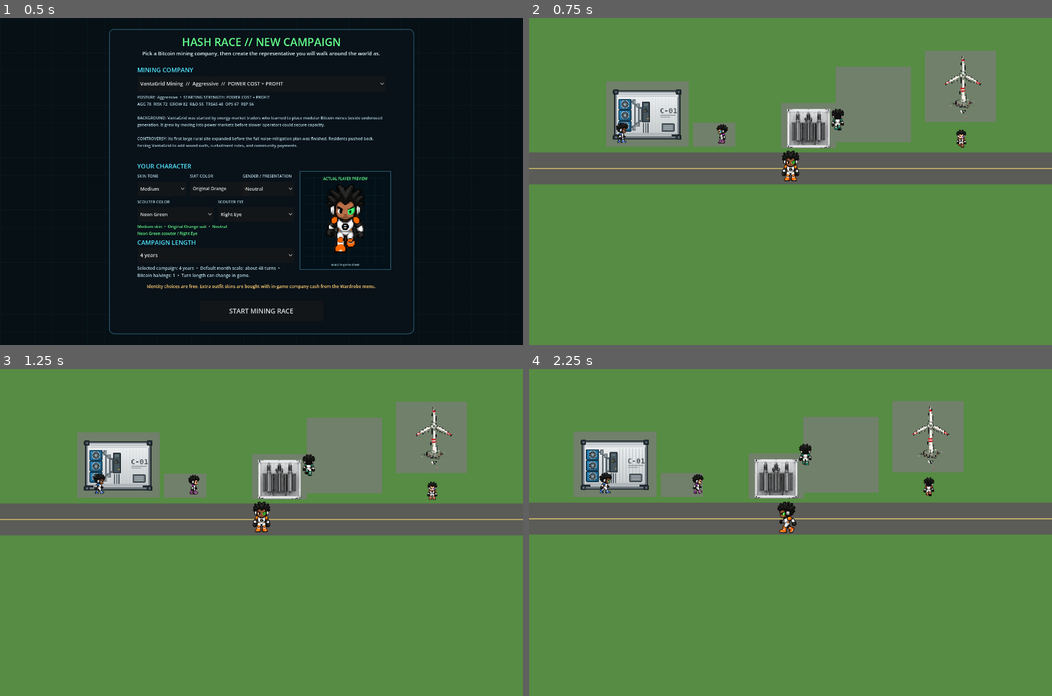
Above: before the commit, frames 1-4 (two rows, left to right).
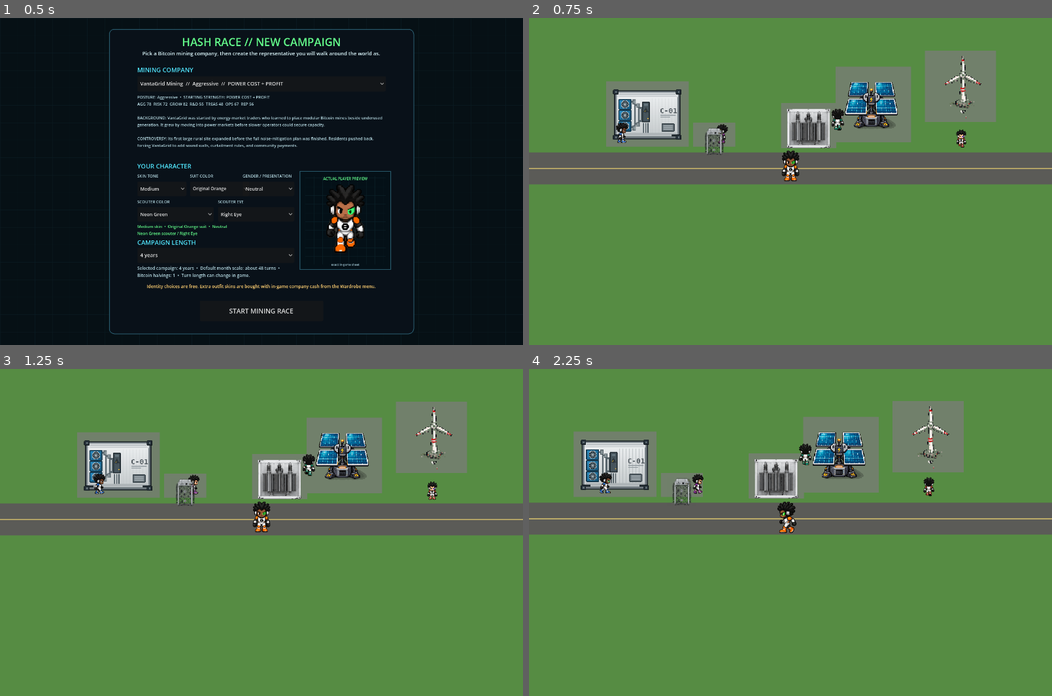
Above: after the commit, the same moments.

Repository: 1freetech/HashRace
Game: Godot game, scene res://scenes/campaign_setup.tscn
Same seed, same stepped clock (60 frames per second), same inputs: the game is played once before the commit and once after it.
Inputs (mouse positions are in pixels of both pictures, inside the frame that each line leads up to):
- Up to frame 1 (0.5 s): no input
- Up to frame 2 (0.75 s): click "START MINING RACE" at 0.5 s
- Up to frame 3 (1.25 s): no input
- Up to frame 4 (2.25 s): tap Enter (ui_accept) at 1.25, 1.52 s; move the mouse to (905, 516) at 1.27 s; hold D (move_right) 1.28-2 s; tap E at 1.35 s; click (905, 516) at 1.42 s; drag from (685, 548) to (764, 597) at 2.02 s

Frame 1 is identical in both runs. In frame 2, 1.3% of the frame differs, in the area x 33-71%, y 19-42%; in frame 3, 1.3%; in frame 4, 1.4%, in the area x 27-65%, y 19-42%.

Commit message:
Restore solar and ASIC campus integration

Diff:
--- a/Godot/scripts/world.gd
+++ b/Godot/scripts/world.gd
@@ -48,12 +48,17 @@
     # Preserve the validated 128x102 container binary aspect ratio instead of
     # stretching it across the old oversized house footprint.
     "container": Rect2(410, 390, 192, 153),
-    # Keep generation visually tied to the distribution transformer instead of\n    # leaving the validated solar asset isolated in empty grass.\n    "solar": Rect2(1040, 350, 176, 176),
+    # Keep generation visually tied to the distribution transformer instead of
+    # leaving the validated solar asset isolated in empty grass.
+    "solar": Rect2(1040, 350, 176, 176),
     # Screenshot-backed scale repair: keep the validated transformer binary and
     # aspect-fit/Y-sort/collision path, but reduce its live footprint so it no
     # longer dominates the nearby player and ASIC equipment.
     "transformer": Rect2(890, 450, 120, 108),
-    # Keep the validated 64x64 ASIC crop in the same imported 2x2 sheet, but\n    # place the mining load beside the container/distribution chain instead of\n    # stranding it below the service road in otherwise empty grass.\n    "asic": Rect2(650, 500, 80, 80),
+    # Keep the validated 64x64 ASIC crop in the same imported 2x2 sheet, but
+    # place the mining load beside the container/distribution chain instead of
+    # stranding it below the service road in otherwise empty grass.
+    "asic": Rect2(650, 500, 80, 80),
     "wind": Rect2(1280, 300, 176, 176)
 }
 
